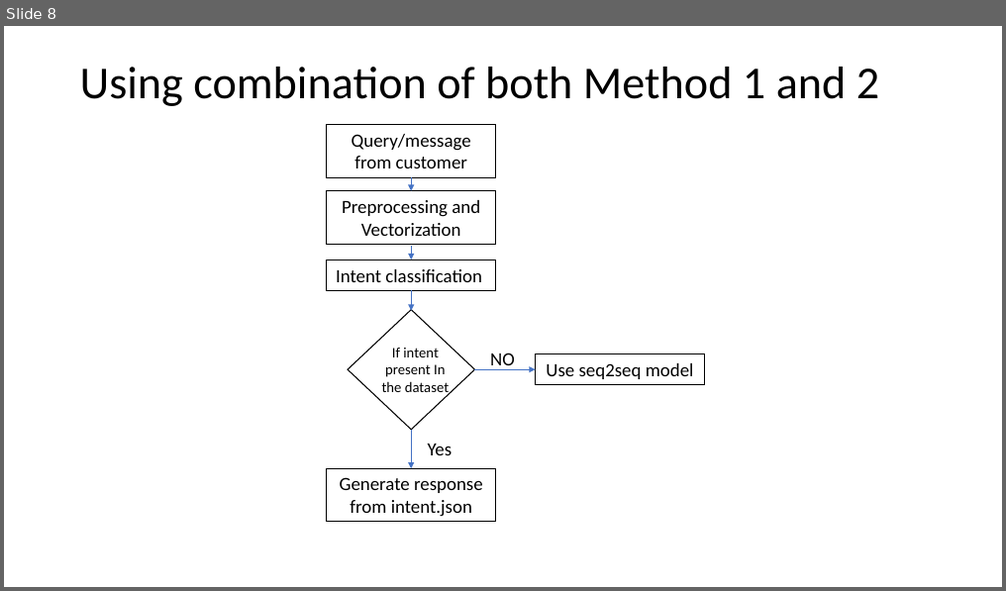
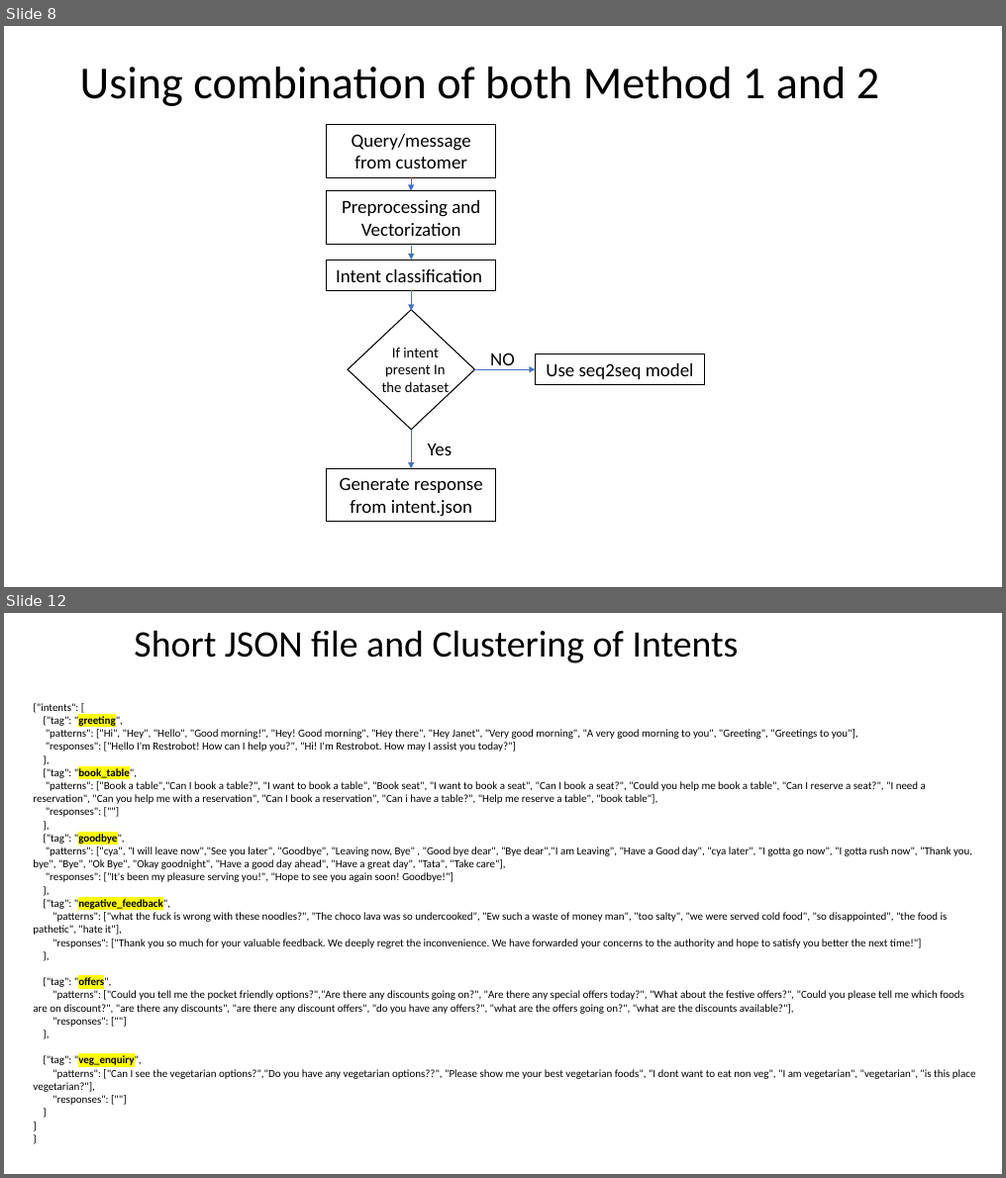
Before and after one commit to Pradnya1208/Intent-classification-based-food-delivery-chatbot, a slide deck: Research/Food Delivery Chatbot.pptx. Shown one above the other, each under a label of ours: slide 8 before the commit, slides 8 and 12 after it; the slides between them are not shown. The pictures are 1006x591 and 1006x1178 pixels, drawn with LibreOffice and Linux fonts; fonts in the diff are those of the drawing. Boxes give left, top, right and bottom in pixels: in the first picture for what was removed or moved away, otherwise in the second. Text is boxed around its words. In the diff, an @@ line names an element or a change of style, - is before the commit and + after.

```diff
--- a/Research/Food Delivery Chatbot.pptx
+++ b/Research/Food Delivery Chatbot.pptx
@@ slide 12 added at (4,613,1002,1174), background #FFFFFF @@
@@ text added at (134,630,739,663), 36 pt, text #000000 @@
+Short JSON file and Clustering of Intents
@@ text added at (33,703,976,1105), 10.5 pt, text #000000 @@
+{"intents": [
+{"tag": "greeting",
+"patterns": ["Hi", "Hey", "Hello", "Good morning!", "Hey! Good morning", "Hey there", "Hey Janet", "Very good morning", "A very good morning to you", "Greeting", "Greetings to you"],
+"responses": ["Hello I'm Restrobot! How can I help you?", "Hi! I'm Restrobot. How may I assist you today?"]
+},
+{"tag": "book_table",
+"patterns": ["Book a table","Can I book a table?", "I want to book a table", "Book seat", "I want to book a seat", "Can I book a seat?", "Could you help me book a table", "Can I reserve a seat?", "I need a reservation", "Can you help me with a reservation", "Can I book a reservation", "Can i have a table?", "Help me reserve a table", "book table"],
+"responses": [""]
+},
+{"tag": "goodbye",
+"patterns": ["cya", "I will leave now","See you later", "Goodbye", "Leaving now, Bye" , "Good bye dear", "Bye dear","I am Leaving", "Have a Good day", "cya later", "I gotta go now", "I gotta rush now", "Thank you, bye", "Bye", "Ok Bye", "Okay goodnight", "Have a good day ahead", "Have a great day", "Tata", "Take care"],
+"responses": ["It's been my pleasure serving you!", "Hope to see you again soon! Goodbye!"]
+},
+{"tag": "negative_feedback",
+"patterns": ["what the fuck is wrong with these noodles?", "The choco lava was so undercooked", "Ew such a waste of money man", "too salty", "we were served cold food", "so disappointed", "the food is pathetic", "hate it"],
+"responses": ["Thank you so much for your valuable feedback. We deeply regret the inconvenience. We have forwarded your concerns to the authority and hope to satisfy you better the next time!"]
+},
+{"tag": "offers",
+"patterns": ["Could you tell me the pocket friendly options?","Are there any discounts going on?", "Are there any special offers today?", "What about the festive offers?", "Could you please tell me which foods are on discount?", "are there any discounts", "are there any discount offers", "do you have any offers?", "what are the offers going on?", "what are the discounts available?"],
+"responses": [""]
+},
+{"tag": "veg_enquiry",
+"patterns": ["Can I see the vegetarian options?","Do you have any vegetarian options??", "Please show me your best vegetarian foods", "I dont want to eat non veg", "I am vegetarian", "vegetarian", "is this place vegetarian?"],
+"responses": [""]
+}
+]
+}
```
Also in this commit, not shown: 1 slide changed, 4 other slides added.
